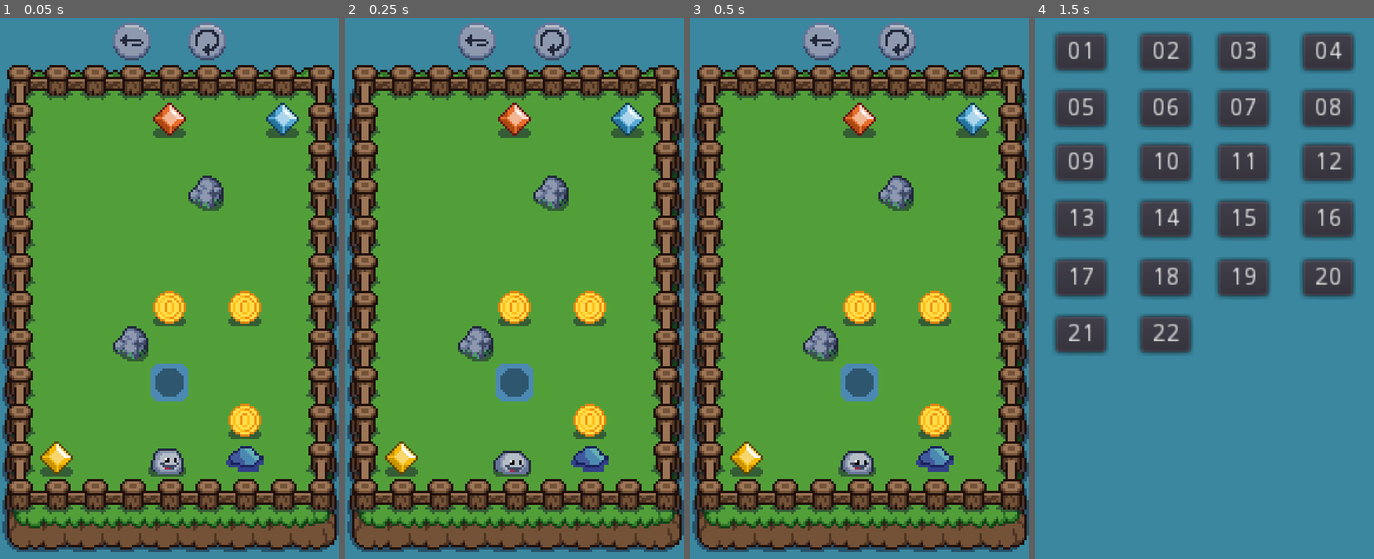
Above: before the commit, frames 1-4 (left to right).
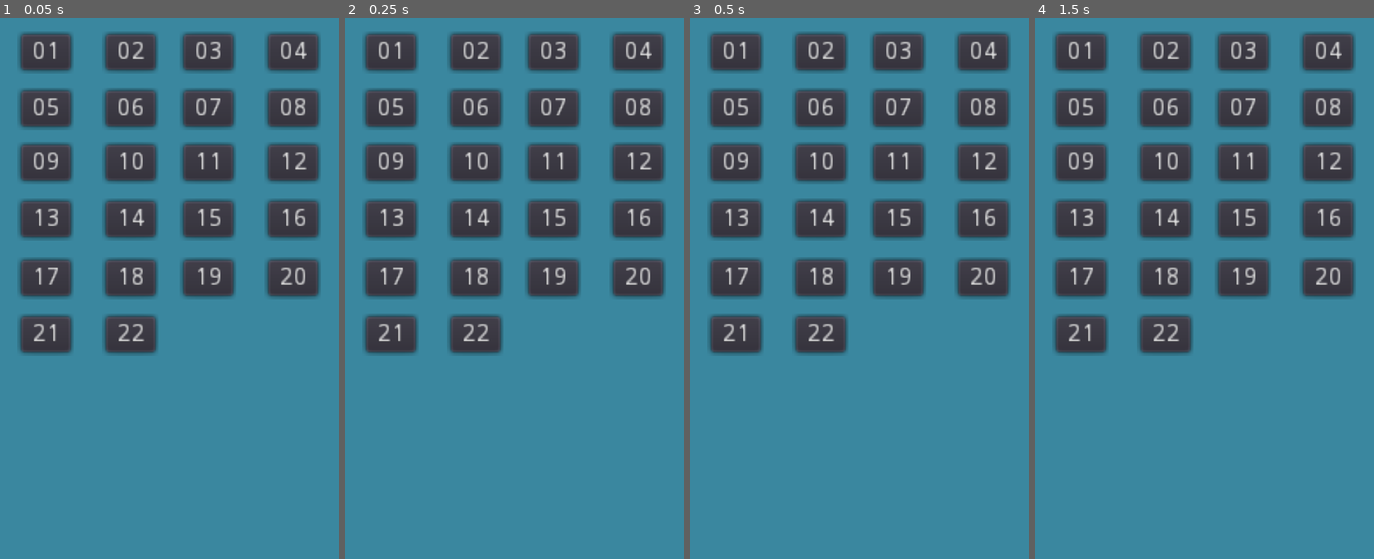
Above: after the commit, the same moments.

Repository: renancvalladao/slime-puzzle-godot
Game: Godot game, scene res://scenes/level_selector.tscn
The game is run twice, just before and just after one commit, with the same random seed, the same clock (stepped at 60 frames per second) and the same inputs. Before the commit the project starts from res://scenes/level.tscn.
Inputs (mouse positions are in pixels of both pictures, inside the frame that each line leads up to):
- Up to frame 1 (0.05 s): no input
- Up to frame 2 (0.25 s): no input
- Up to frame 3 (0.5 s): no input
- Up to frame 4 (1.5 s): click (1082, 50) at 0.5 s, where only the run after the commit has a clickable "01"; click (1167, 39) at 1.25 s

The runs differ from the first frame. In frame 1, 91% of the frame differs, in the area x 0-100%, y 0-99%; in frame 2, 91%; in frame 3, 91%; in frame 4, nothing differs.

Commit message:
Changing main scene

Diff:
--- a/project.godot
+++ b/project.godot
@@ -11,7 +11,7 @@
 [application]
 
 config/name="Slime Puzzle"
-run/main_scene="res://scenes/level.tscn"
+run/main_scene="res://scenes/level_selector.tscn"
 boot_splash/fullsize=false
 config/icon="res://icon.png"
 
